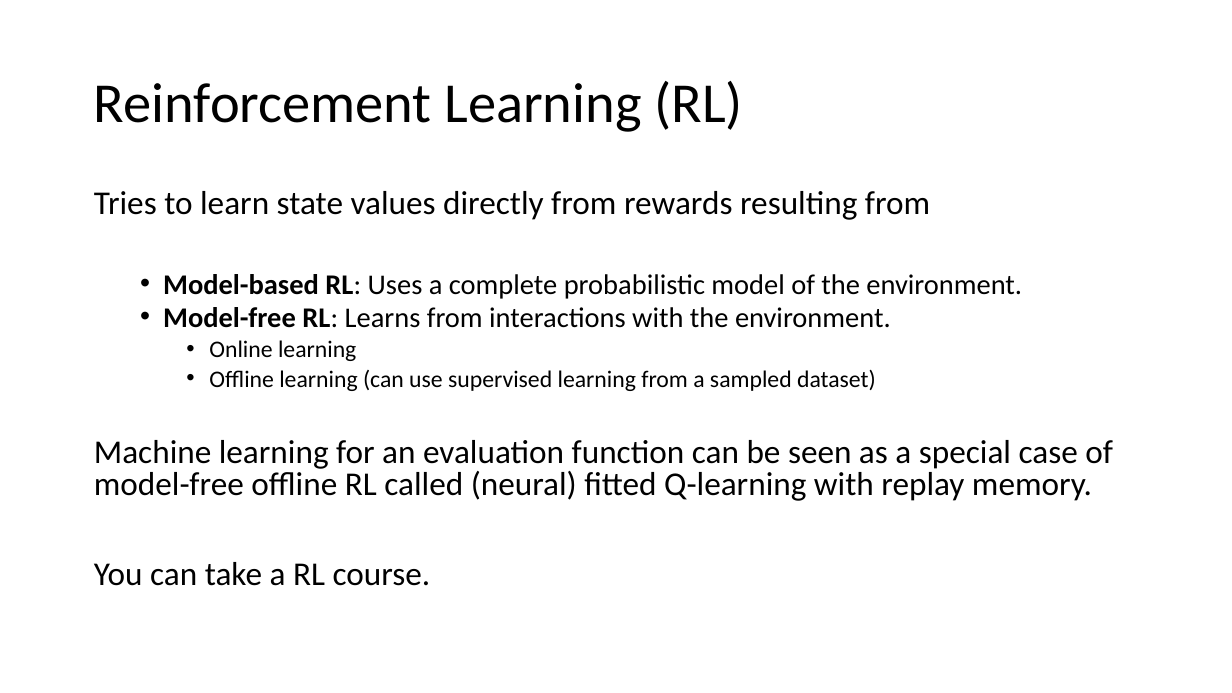
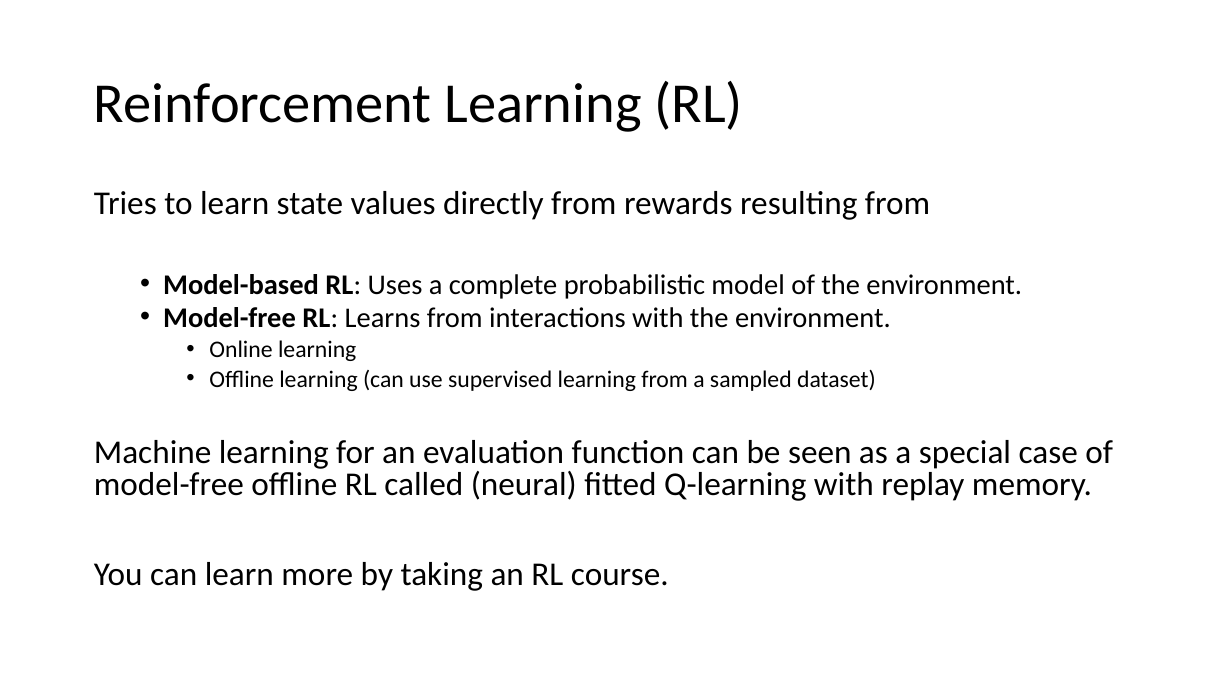
Before and after one commit to kunleola/CS7320, a slide deck: slide 12 of slides/discussion/19_ML_intro_discussion.pptx. Drawn at 1232x693 pixels with LibreOffice and Linux fonts; fonts in the diff are those of the drawing. Boxes give left, top, right and bottom in pixels: in the first picture for what was removed or moved away, otherwise in the second. Text is boxed around its words. In the diff, an @@ line names an element or a change of style, - is before the commit and + after.

```diff
--- a/slides/discussion/19_ML_intro_discussion.pptx
+++ b/slides/discussion/19_ML_intro_discussion.pptx
@@ text at (x1=94, y1=562, x2=669, y2=591): text changed @@
-You can take a RL course.
+You can learn more by taking an RL course.
```
Also in this commit, not shown: 3 other files.
